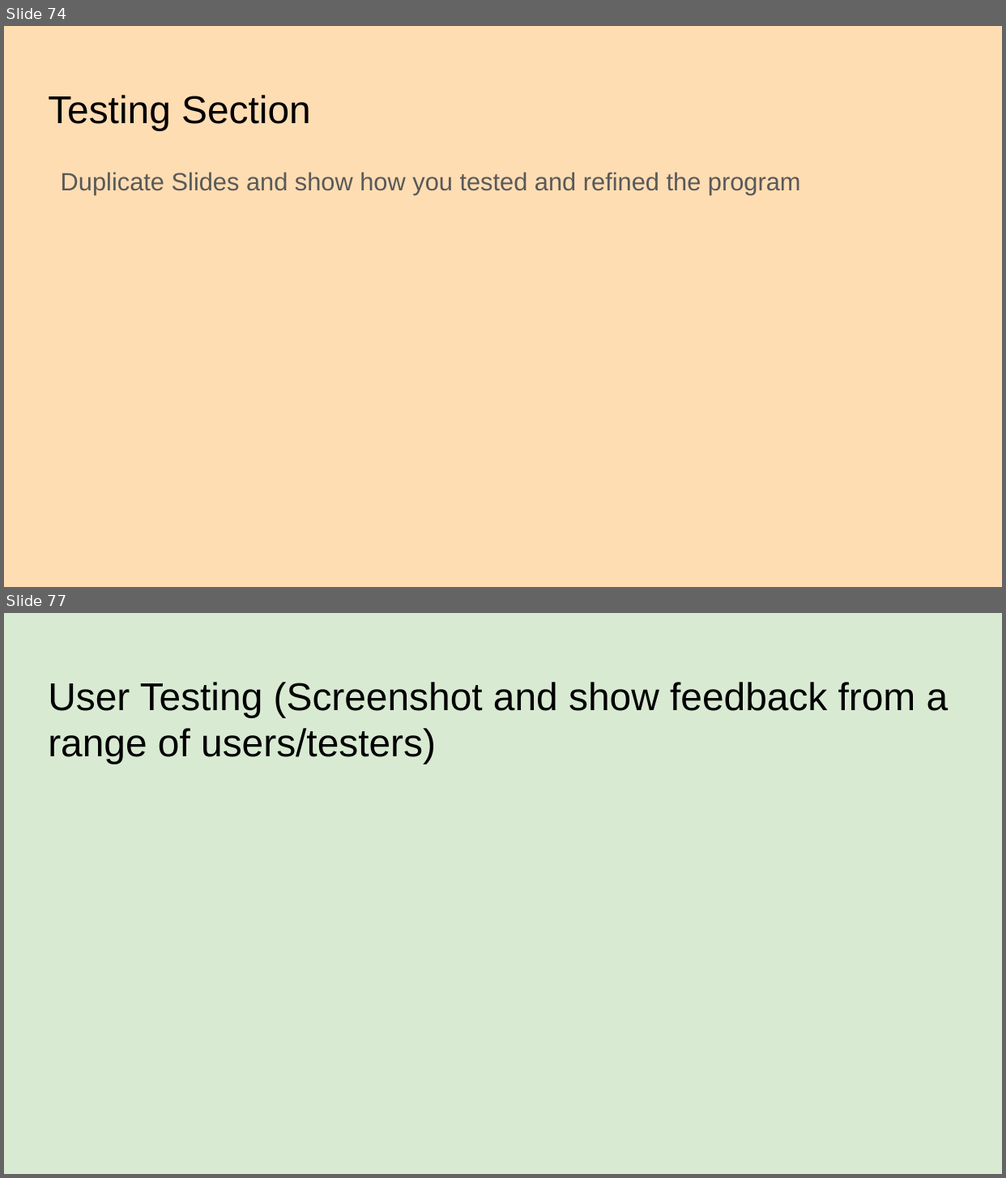
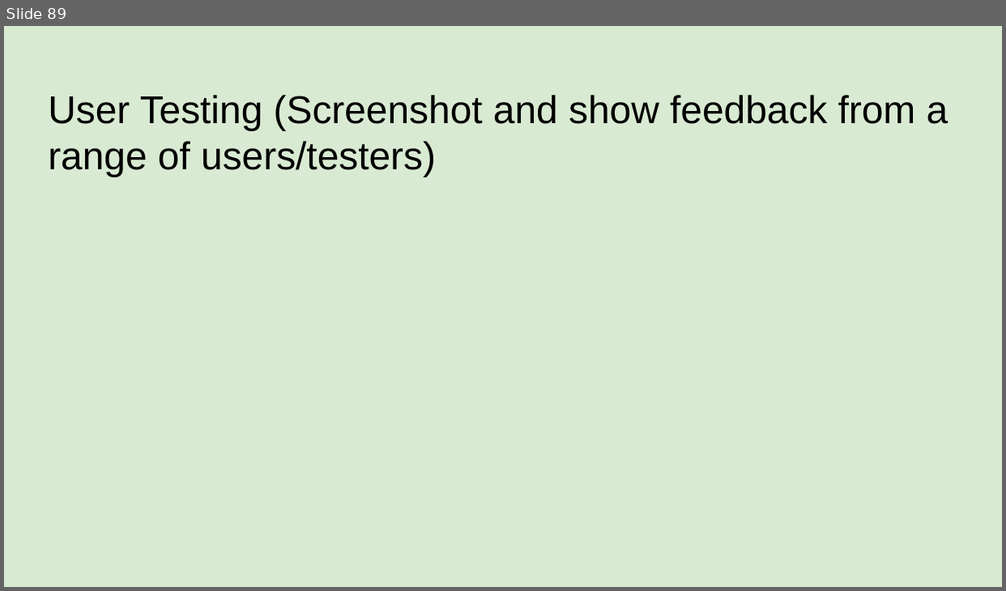
Before and after one commit to danettp/ds_nuts_bot, a slide deck: Danett Pepito - 000_91896 _ 91897 Documentation - 2150400 (Git).pptx. Shown one above the other, each under a label of ours: slides 74 and 77 before the commit, slide 89 after it; the slides between them are not shown. The pictures are 1006x1178 and 1006x591 pixels, drawn with LibreOffice and Linux fonts; fonts in the diff are those of the drawing. Boxes give left, top, right and bottom in pixels: in the first picture for what was removed or moved away, otherwise in the second. Text is boxed around its words. In the diff, an @@ line names an element or a change of style, - is before the commit and + after.

```diff
--- a/Danett Pepito - 000_91896 _ 91897 Documentation - 2150400 (Git).pptx
+++ b/Danett Pepito - 000_91896 _ 91897 Documentation - 2150400 (Git).pptx
@@ slide 74 removed at <box>4,26,1002,587</box>, background #FFDDB3 @@
@@ title removed at <box>48,95,311,130</box> @@
-Testing Section
@@ text removed at <box>61,172,801,195</box> @@
-Duplicate Slides and show how you tested and refined the program
@@ what was slide 77 is now slide 89 @@
```
Also in this commit, not shown: 72 slides changed, 15 slides added, 2 other slides removed, 3 other files.
